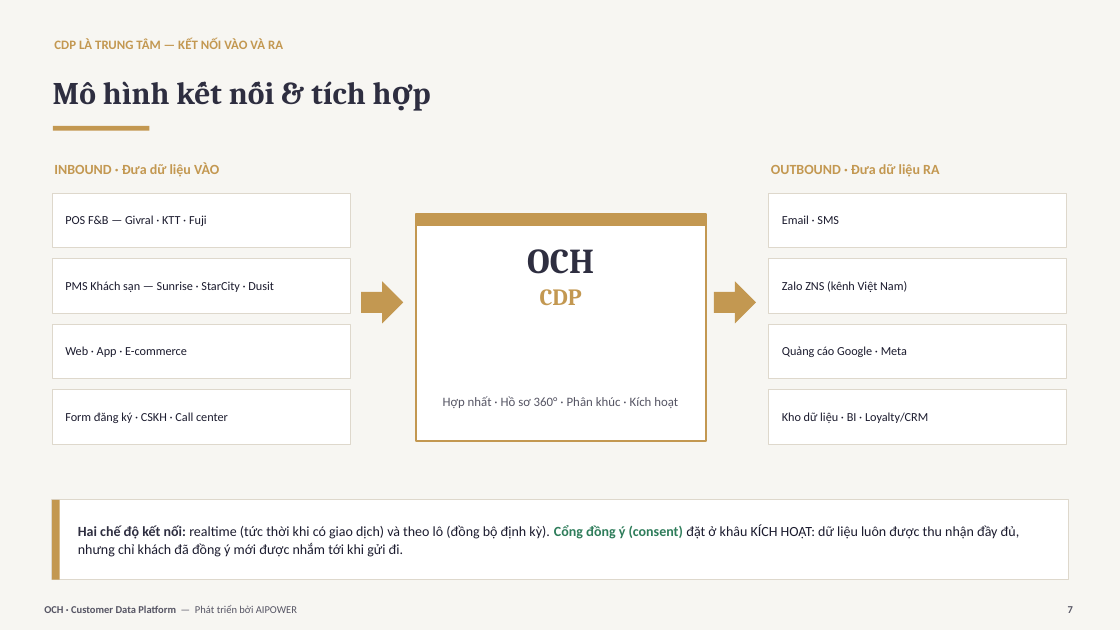
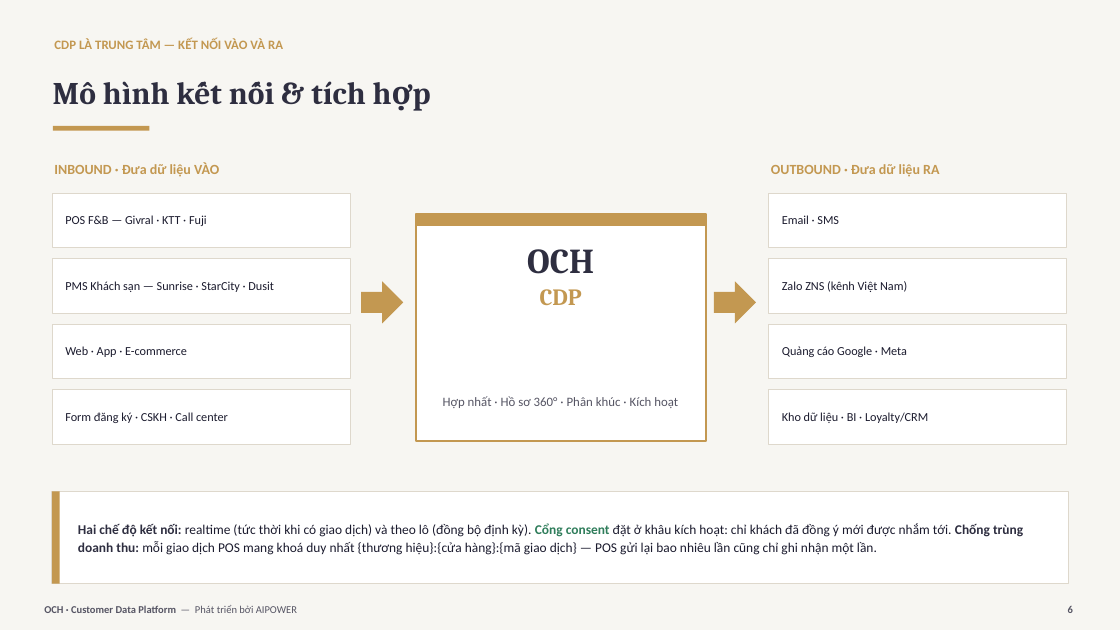
Before and after one commit to trungtm78/AICDP, a slide deck: slide 6 of docs/OCH-CDP-Gioi-thieu.pptx (slide 7 before the commit). Drawn at 1120x630 pixels with LibreOffice and Linux fonts; fonts in the diff are those of the drawing. Boxes give left, top, right and bottom in pixels: in the first picture for what was removed or moved away, otherwise in the second. Text is boxed around its words. In the diff, an @@ line names an element or a change of style, - is before the commit and + after.

```diff
--- a/docs/OCH-CDP-Gioi-thieu.pptx
+++ b/docs/OCH-CDP-Gioi-thieu.pptx
@@ rectangle resized from (x1=52, y1=500, x2=1069, y2=580) to (x1=52, y1=492, x2=1069, y2=584) @@
@@ rectangle resized from (x1=52, y1=500, x2=60, y2=580) to (x1=52, y1=492, x2=60, y2=584) @@
@@ text at (x1=78, y1=523, x2=1023, y2=555): text changed; size 12 to 11.5 pt @@
-Hai chế độ kết nối: realtime (tức thời khi có giao dịch) và theo lô (đồng bộ định kỳ). Cổng đồng ý (consent) đặt ở khâu KÍCH HOẠT: dữ liệu luôn được thu nhận đầy đủ, nhưng chỉ khách đã đồng ý mới được nhắm tới khi gửi đi.
+Hai chế độ kết nối: realtime (tức thời khi có giao dịch) và theo lô (đồng bộ định kỳ). Cổng consent đặt ở khâu kích hoạt: chỉ khách đã đồng ý mới được nhắm tới. Chống trùng doanh thu: mỗi giao dịch POS mang khoá duy nhất {thương hiệu}:{cửa hàng}:{mã giao dịch} — POS gửi lại bao nhiêu lần cũng chỉ ghi nhận một lần.
@@ text at (x1=1068, y1=606, x2=1073, y2=613): text changed @@
-7
+6
```
Also in this commit, not shown: 33 other slides changed, 10 slides added, 12 slides removed, 6 other files.
